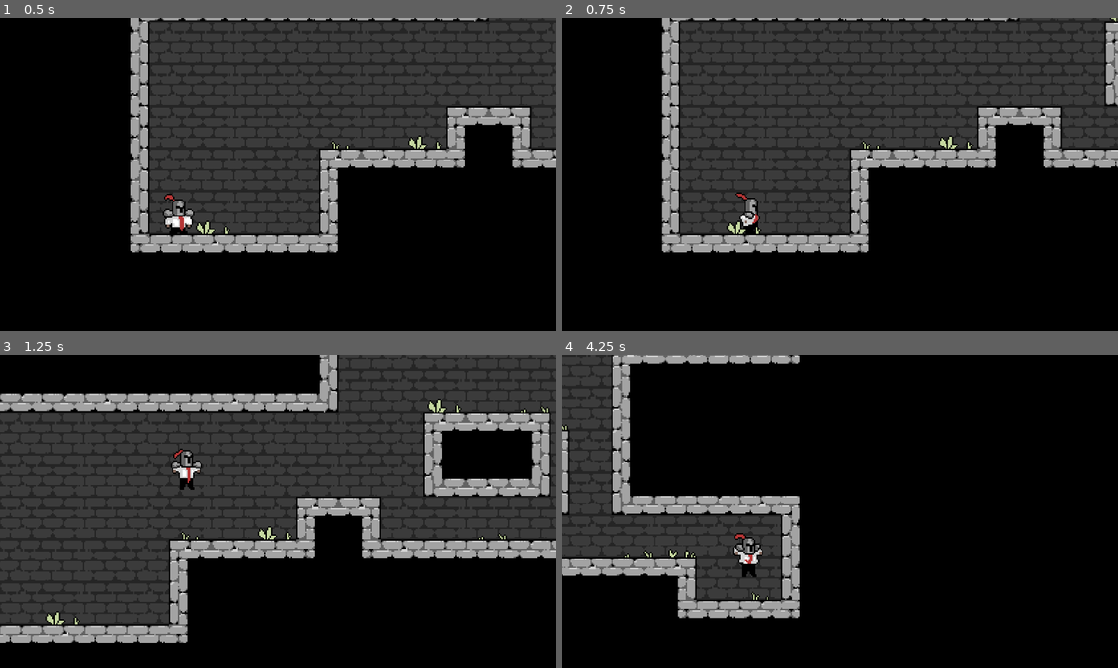
Above: before the commit, frames 1-4 (two rows, left to right).
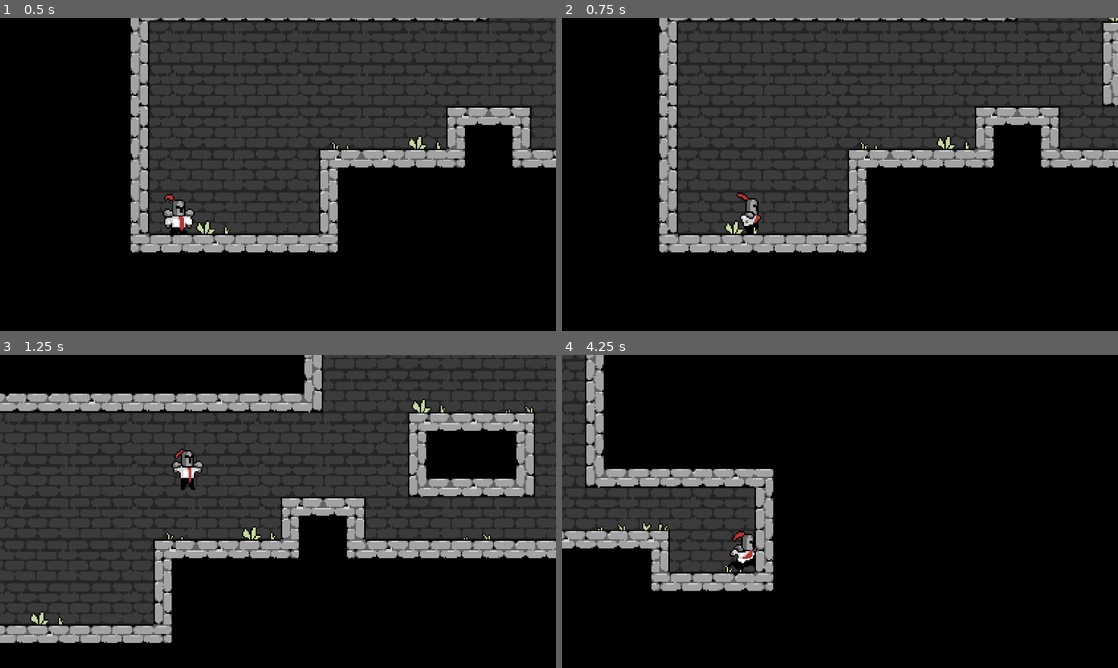
Above: after the commit, the same moments.

Repository: joshuatehrlich/overtime-knight
Game: Godot game, scene res://scenes/main.tscn
Two runs of this game, one before a commit and one after it. Both use one fixed random seed, a clock stepped at 60 frames per second and the inputs below.
Inputs:
- Up to frame 1 (0.5 s): no input
- Up to frame 2 (0.75 s): hold D (right) from 0.53 s (still down)
- Up to frame 3 (1.25 s): keep holding D (right); tap Space (jump) at 0.77 s
- Up to frame 4 (4.25 s): tap Space (jump) at 1.52, 3.02, 3.77 s; release D (right) at 2.03 s; hold A (left) 2.03-2.78 s; hold D (right) from 2.78 s (still down)

Frame 1 is identical in both runs. In frame 2, 4.3% of the frame differs, in the area x 17-100%, y 0-75%; in frame 3, 11%; in frame 4, 16%, in the area x 0-43%, y 0-85%.

Commit message:
add exports for player movement constants

Diff:
--- a/scenes/player.tscn
+++ b/scenes/player.tscn
@@ -141,6 +141,8 @@
 
 [node name="player" type="CharacterBody2D"]
 script = ExtResource("1_o2u3n")
+RUN_SPEED = 200.0
+RUN_ACCEL_AIR_FACTOR = 0.9
 
 [node name="Sprite2D" type="Sprite2D" parent="."]
 texture = ExtResource("1_q0pug")
--- a/scripts/player.gd
+++ b/scripts/player.gd
@@ -1,13 +1,14 @@
 extends CharacterBody2D
 
-const RUN_SPEED: float = 180.0
-const RUN_ACCEL: float = 2000.0
-const RUN_DECEL: float = 800.0
-const RUN_ACCEL_AIR_FACTOR: float = 0.65
+@export_category("Movement Consts")
+@export var RUN_SPEED: float = 180.0
+@export var RUN_ACCEL: float = 2000.0
+@export var RUN_DECEL: float = 800.0
+@export var RUN_ACCEL_AIR_FACTOR: float = 0.65
 
-const JUMP_SPEED: float = 350.0
+@export var JUMP_SPEED: float = 350.0
 
-const COYOTE_TIME_SECS: float = 0.1
+@export var COYOTE_TIME_SECS: float = 0.1
 
 @onready var animation_tree: AnimationTree = $AnimationTree
 @onready var sprite_2d: Sprite2D = $Sprite2D
